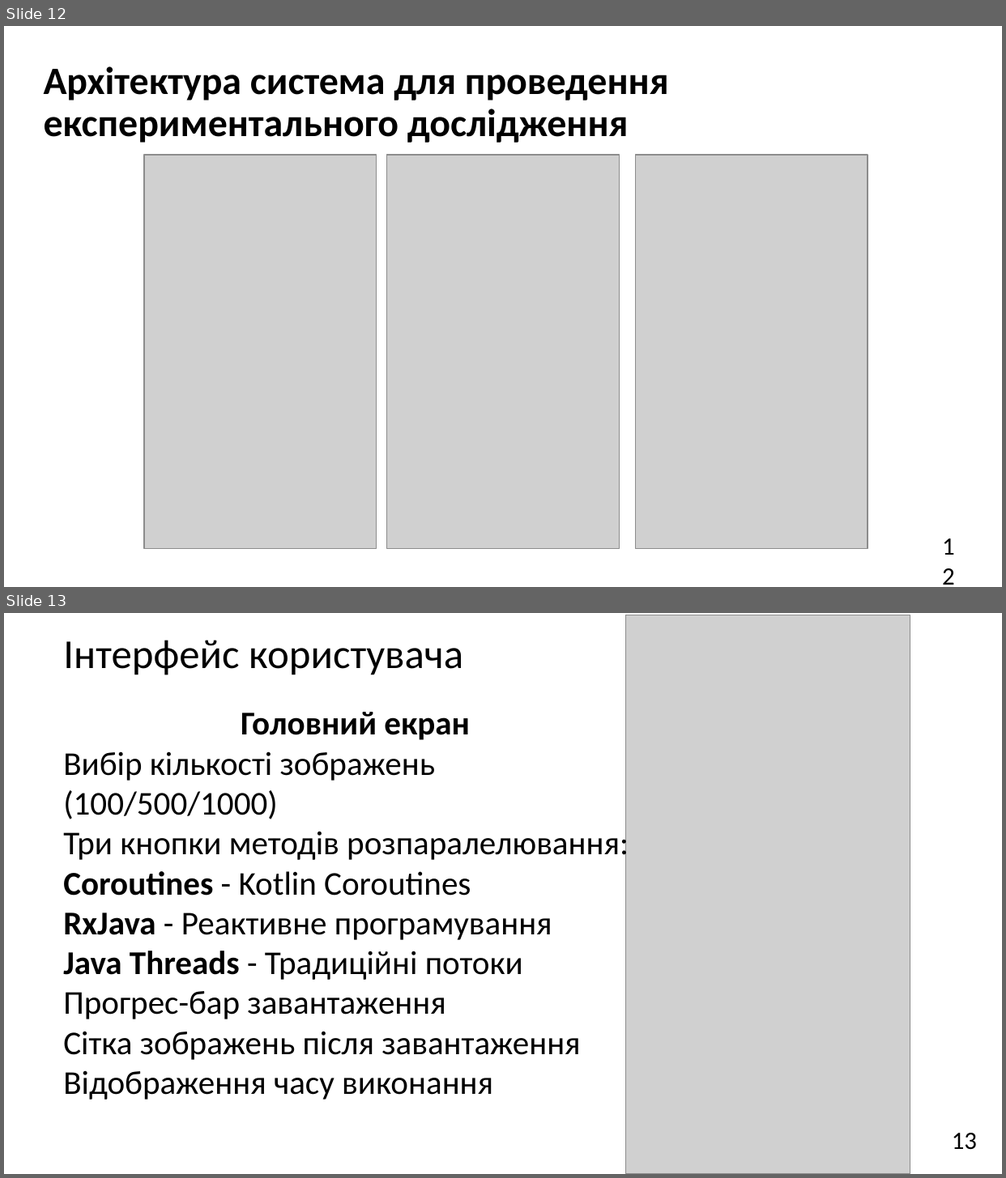
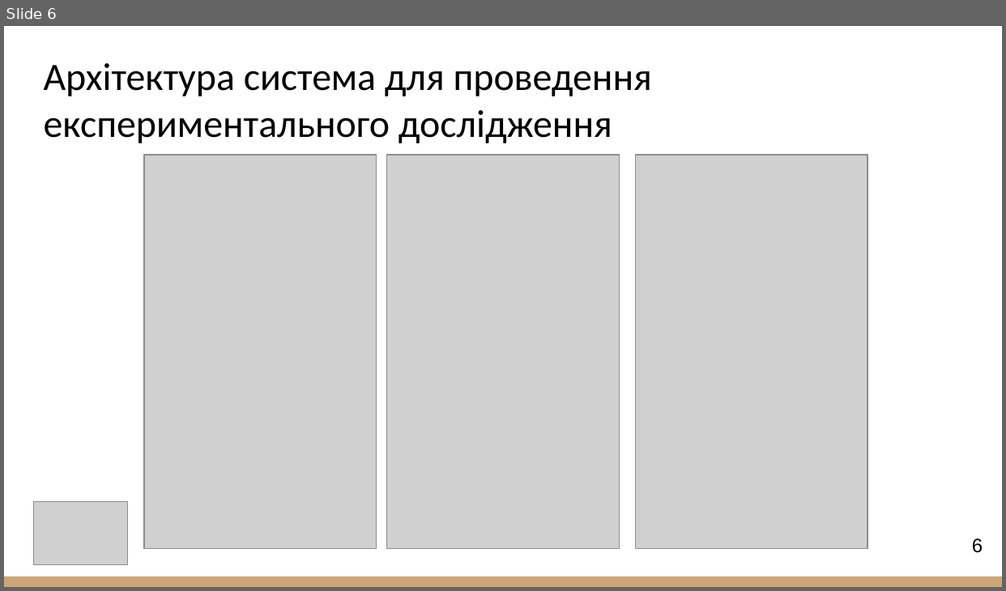
Before and after one commit to polina1836/android-image-processing-test, a slide deck: 2025_М_ПІ_ІПЗ- 23-4_Носова_П_В.pptx. Shown one above the other, each under a label of ours: slides 12 and 13 before the commit, slide 6 after it. The pictures are 1006x1178 and 1006x591 pixels, drawn with LibreOffice and Linux fonts; fonts in the diff are those of the drawing; grey boxes stand for pictures. Boxes give left, top, right and bottom in pixels: in the first picture for what was removed or moved away, otherwise in the second. Text is boxed around its words. In the diff, an @@ line names an element or a change of style, - is before the commit and + after.

```diff
--- a/2025_М_ПІ_ІПЗ- 23-4_Носова_П_В.pptx
+++ b/2025_М_ПІ_ІПЗ- 23-4_Носова_П_В.pptx
@@ slide 13 removed at [4, 613, 1002, 1174], background #FFFFFF @@
@@ picture removed at [626, 615, 910, 1174] @@
@@ title removed at [63, 640, 463, 675] @@
-Інтерфейс користувача
@@ text removed at [63, 712, 629, 1100] @@
-Головний екран
-Вибір кількості зображень (100/500/1000)
-Три кнопки методів розпаралелювання:
-Coroutines - Kotlin Coroutines
-RxJava - Реактивне програмування
-Java Threads - Традиційні потоки
-Прогрес-бар завантаження
-Сітка зображень після завантаження
-Відображення часу виконання
@@ text removed at [952, 1133, 977, 1150] @@
-13
@@ what was slide 12 is now slide 6 @@
@@ slide 6 changed as well @@
@@ title "Архітектура система для проведення експериментального ..." at [44, 63, 652, 143]: bold off; line spacing 0.9 to 1 @@
@@ picture added at [33, 502, 127, 566] @@
@@ page number at [972, 539, 982, 553]: text changed; size 18 to 14 pt; font Calibri to Arial @@
-12
+6
@@ rectangle added at [4, 577, 1002, 587], fill #CCA677 @@
```
Also in this commit, not shown: 7 other slides changed, 4 slides added, 11 other slides removed, 1 other file.
